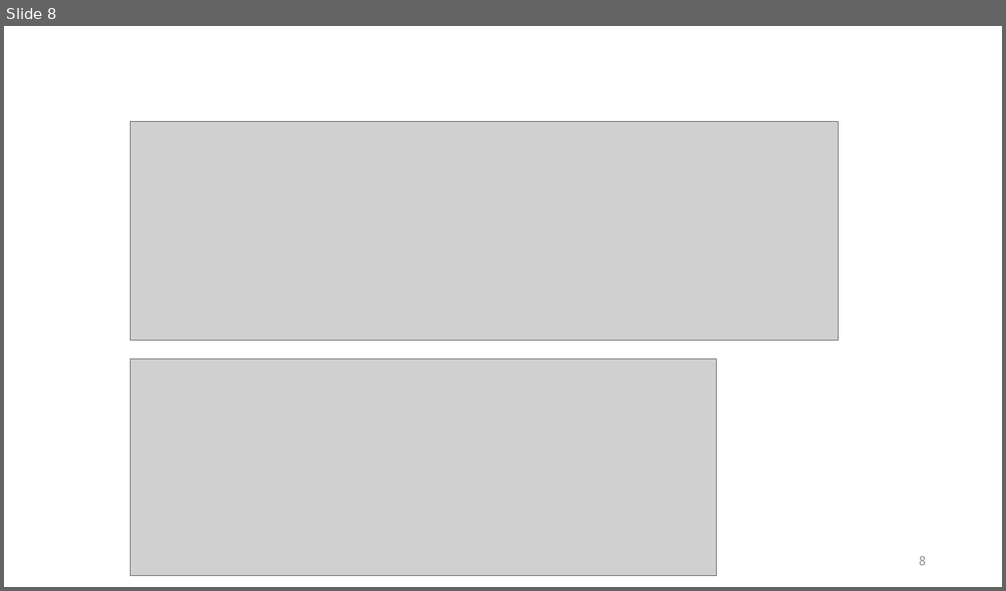
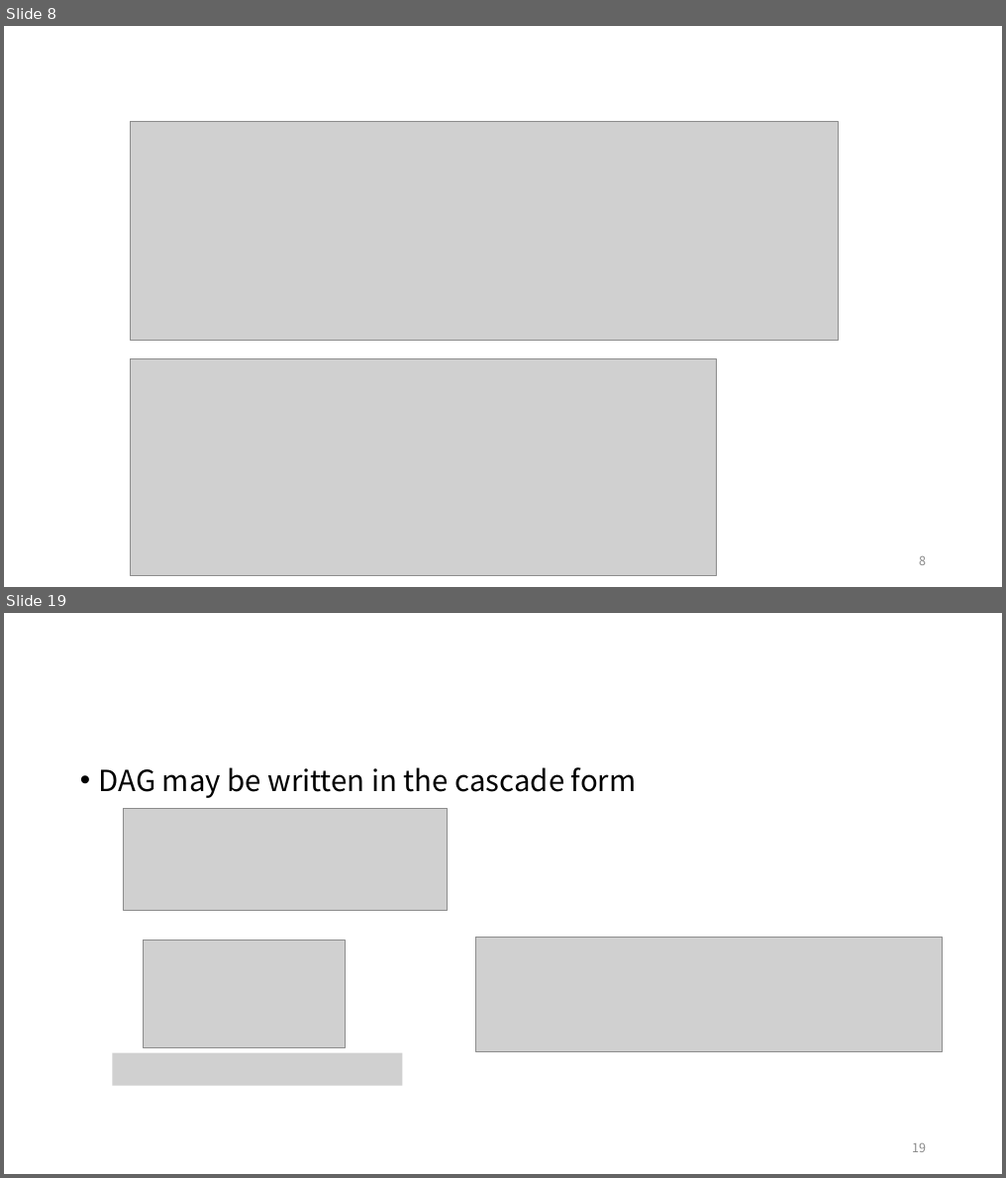
Before and after one commit to ggorr/MachineLearning, a slide deck: BRML/Ch03/BRML_Chapter_3.pptx. Shown one above the other, each under a label of ours: slide 8 before the commit, slides 8 and 19 after it; the slides between them are not shown. The pictures are 1006x591 and 1006x1178 pixels, drawn with LibreOffice and Linux fonts; fonts in the diff are those of the drawing; grey boxes stand for pictures. Boxes give left, top, right and bottom in pixels: in the first picture for what was removed or moved away, otherwise in the second. Text is boxed around its words. In the diff, an @@ line names an element or a change of style, - is before the commit and + after.

```diff
--- a/BRML/Ch03/BRML_Chapter_3.pptx
+++ b/BRML/Ch03/BRML_Chapter_3.pptx
@@ slide 19 added at [4,613,1002,1174], background #FFFFFF @@
@@ text added at [99,767,637,798], 28 pt, text #000000 @@
+• DAG may be written in the cascade form
@@ picture added at [123,808,448,910] @@
@@ picture added at [476,937,943,1052] @@
@@ picture added at [143,941,345,1049] @@
@@ picture added at [113,1054,402,1086] @@
@@ page number added at [912,1144,926,1153], 12 pt, text #8C8C8C @@
+19
```
Also in this commit, not shown: 16 other slides added.
